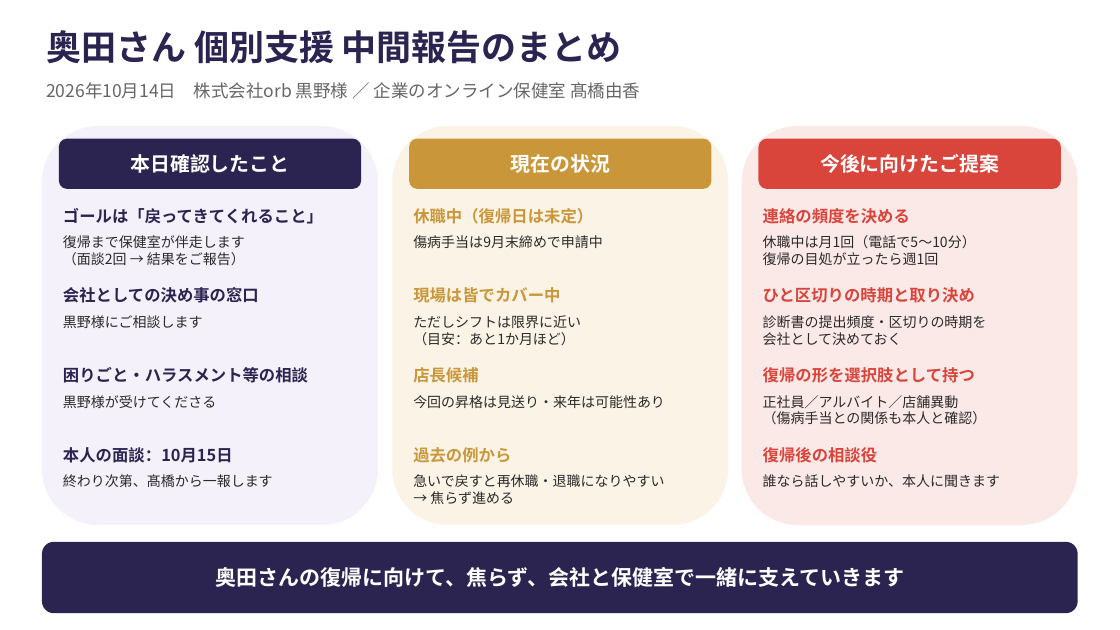
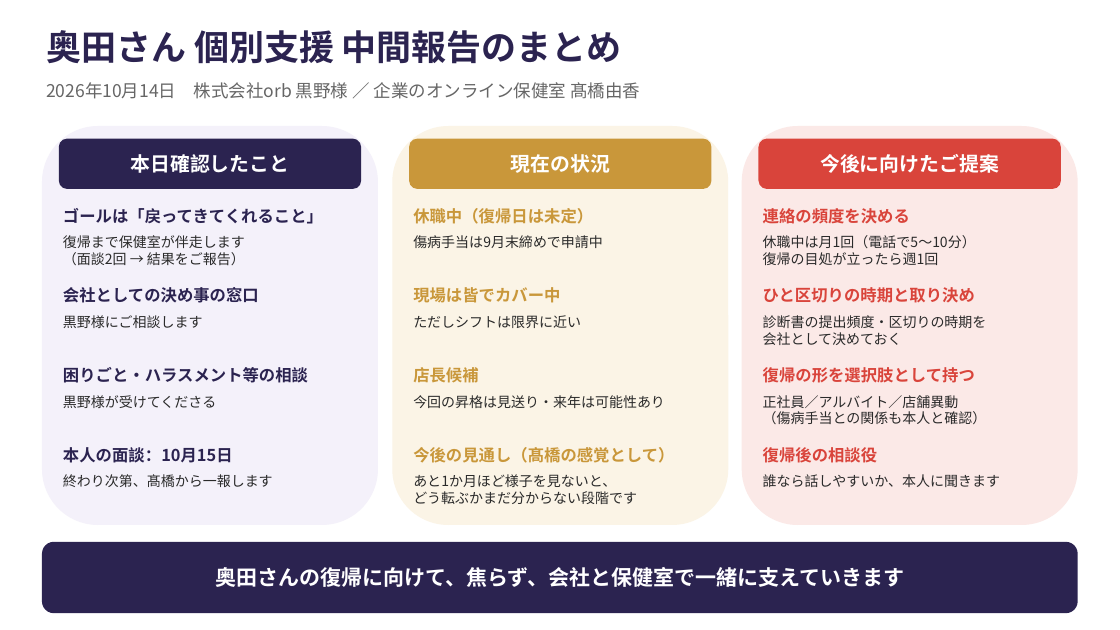
Before and after one commit to y-takahashi-cmd/MyBrain, a slide deck: slide 1 of 20_Projects/企業のオンライン保健室/顧客/株式会社orb/02_報告会記録/20261014_奥田さん中間報告まとめ.pptx. Drawn at 1120x630 pixels with LibreOffice and Linux fonts; fonts in the diff are those of the drawing. Boxes give left, top, right and bottom in pixels: in the first picture for what was removed or moved away, otherwise in the second. Text is boxed around its words. In the diff, an @@ line names an element or a change of style, - is before the commit and + after.

Commit message:
Auto-save 2026-10-14 17:59

```diff
--- a/20_Projects/企業のオンライン保健室/顧客/株式会社orb/02_報告会記録/20261014_奥田さん中間報告まとめ.pptx
+++ b/20_Projects/企業のオンライン保健室/顧客/株式会社orb/02_報告会記録/20261014_奥田さん中間報告まとめ.pptx
@@ text at (413,315,581,328): text changed @@
-ただしシフトは限界に近い
-（目安：あと1か月ほど）
+ただしシフトは限界に近い
@@ text at (413,447,674,463): text changed @@
-過去の例から
+今後の見通し（髙橋の感覚として）
@@ text at (413,474,637,504): text changed @@
-急いで戻すと再休職・退職になりやすい
-→ 焦らず進める
+あと1か月ほど様子を見ないと、
+どう転ぶかまだ分からない段階です
```
